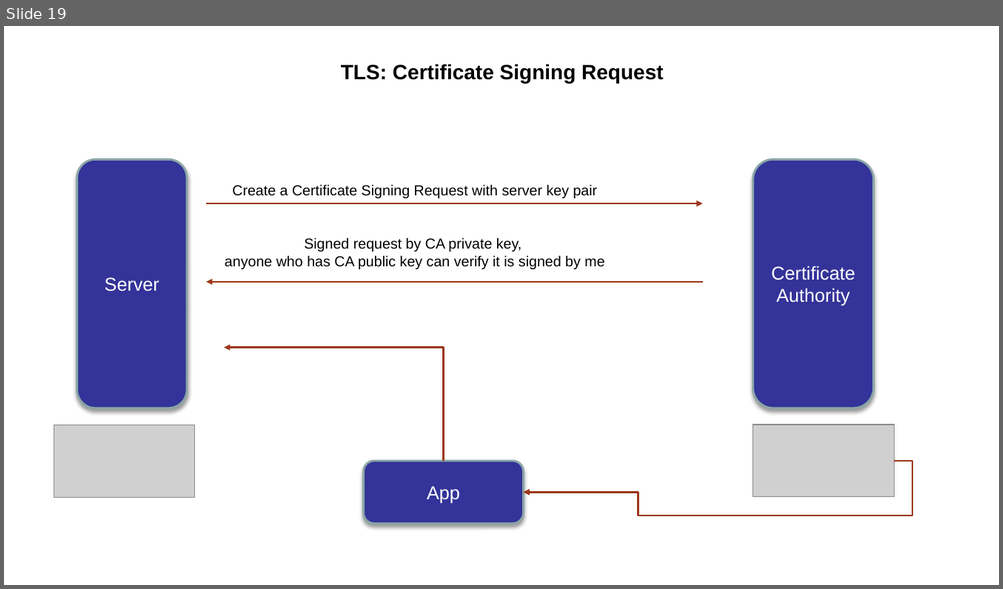
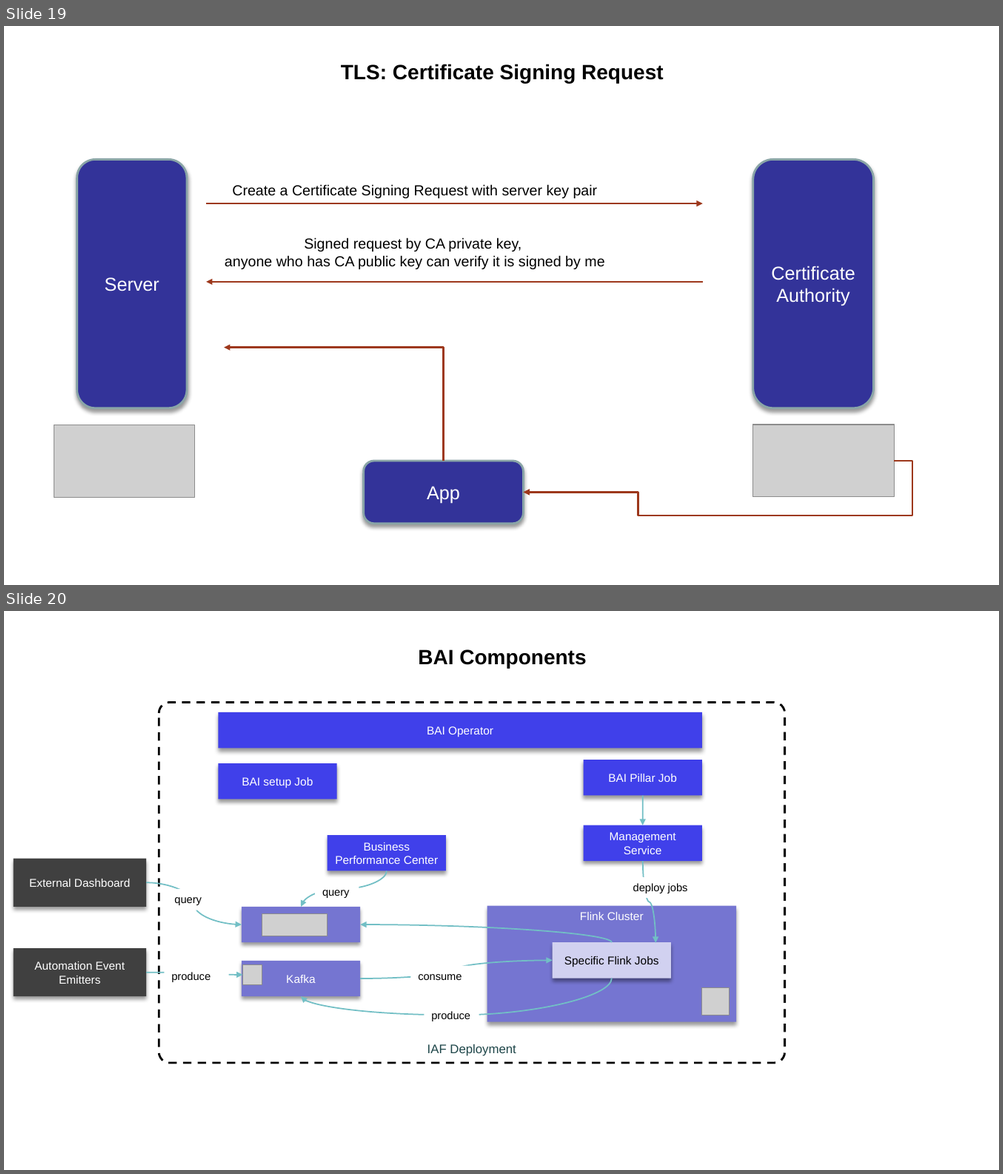
Before and after one commit to jbcodeforce/jbcodeforce.github.io, a slide deck: docs/Diagrams.pptx. Shown one above the other, each under a label of ours: slide 19 before the commit, slides 19 and 20 after it. The pictures are 1003x589 and 1003x1174 pixels, drawn with LibreOffice and Linux fonts; fonts in the diff are those of the drawing; grey boxes stand for pictures. Boxes give left, top, right and bottom in pixels: in the first picture for what was removed or moved away, otherwise in the second. Text is boxed around its words. In the diff, an @@ line names an element or a change of style, - is before the commit and + after.

```diff
--- a/docs/Diagrams.pptx
+++ b/docs/Diagrams.pptx
@@ slide 20 added at [4, 611, 999, 1170], background #FFFFFF; not listed: 1 template element that a slide beside it also shows @@
@@ title added at [418, 649, 586, 668], 20 pt, text #000000, bold @@
+BAI Components
@@ rounded rectangle added at [159, 702, 785, 1063], outline #000000 2 pt dashed, 12 pt, text #1E4649 @@
+IAF Deployment
@@ rectangle added at [218, 712, 702, 749], fill #4040EA, 11 pt, text #FFFFFF @@
+BAI Operator
@@ rectangle added at [218, 763, 337, 799], fill #4040EA, 11 pt, text #FFFFFF @@
+BAI setup Job
@@ rectangle added at [583, 760, 702, 796], fill #4040EA, 11 pt, text #FFFFFF @@
+BAI Pillar Job
@@ curved arrow added from (643, 796) to (643, 825), #72BFC5 1.25 pt @@
@@ rectangle added at [583, 825, 702, 861], fill #4040EA, 11 pt, text #FFFFFF @@
+Management Service
@@ rectangle added at [327, 835, 446, 871], fill #4040EA, 11 pt, text #FFFFFF @@
+Business Performance Center
@@ rectangle added at [14, 859, 147, 907], fill #404040, 11 pt, text #FFFFFF @@
+External Dashboard
@@ curved arrow added from (387, 871) to (301, 907), #72BFC5 1.25 pt @@
@@ curved arrow added from (643, 861) to (655, 943), #72BFC5 1.25 pt @@
@@ curved arrow added from (147, 883) to (242, 925), #72BFC5 1.25 pt @@
@@ text added at [174, 897, 202, 906], 10.5 pt, text #000000 @@
+query
@@ rectangle added at [315, 882, 359, 903], fill #FFFFFF, 10.5 pt, text #000000 @@
+query
@@ text added at [633, 883, 688, 894], 10.5 pt, text #000000 @@
+deploy jobs
@@ rectangle added at [242, 907, 360, 943], fill #7575D1 @@
@@ picture added at [262, 914, 327, 937] @@
@@ rectangle added at [486, 906, 736, 1022], fill #7575D1, 11 pt, text #FFFFFF @@
+Flink Cluster
@@ curved arrow added from (612, 943) to (360, 925), #72BFC5 1.25 pt @@
@@ rectangle added at [552, 943, 671, 979], fill #D1D1F0, 11 pt, text #000000 @@
+Specific Flink Jobs
@@ rectangle added at [14, 948, 147, 997], fill #404040, 11 pt, text #FFFFFF @@
+Automation Event Emitters
@@ rectangle added at [242, 961, 360, 997], fill #7575D1, 11 pt, text #FFFFFF @@
+Kafka
@@ picture added at [243, 965, 262, 985] @@
@@ curved arrow added from (360, 979) to (552, 961), #72BFC5 1.25 pt @@
@@ curved arrow added from (147, 973) to (243, 975), #72BFC5 1.25 pt @@
@@ text added at [171, 972, 210, 982], 10.5 pt, text #000000 @@
+produce
@@ curved arrow added from (612, 979) to (301, 997), #72BFC5 1.25 pt @@
@@ text added at [418, 974, 461, 980], 10.5 pt, text #000000 @@
+consume
@@ picture added at [702, 988, 728, 1015] @@
@@ text added at [431, 1011, 470, 1022], 10.5 pt, text #000000 @@
+produce
```
Also in this commit, not shown: 6 other files.
